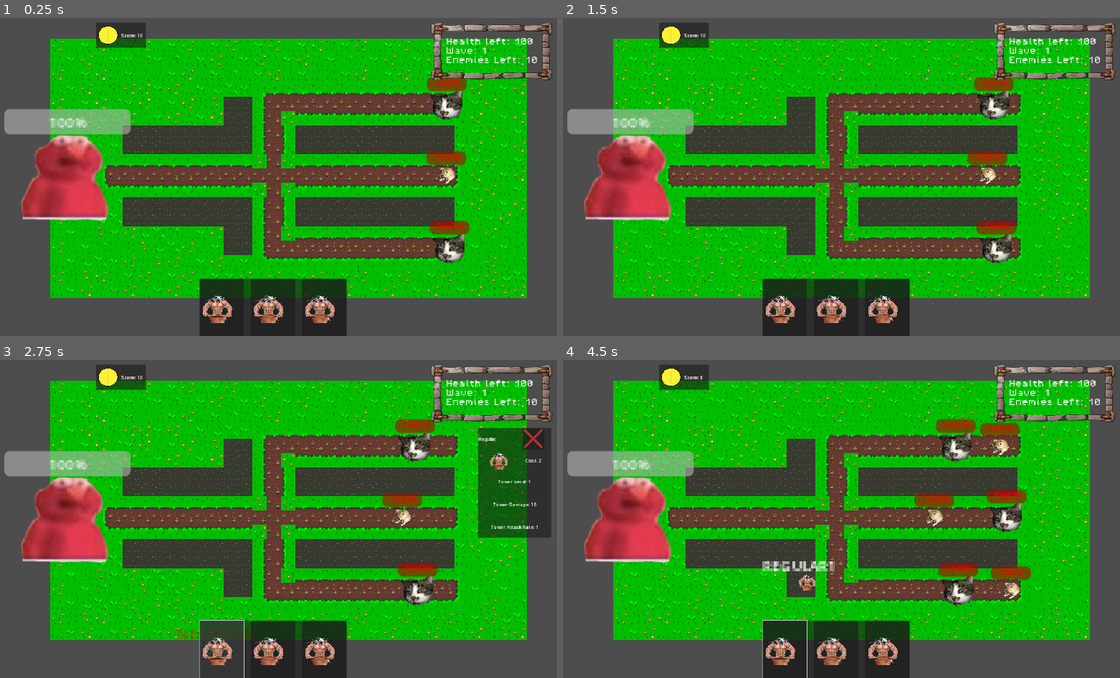
Above: before the commit, frames 1-4 (two rows, left to right).
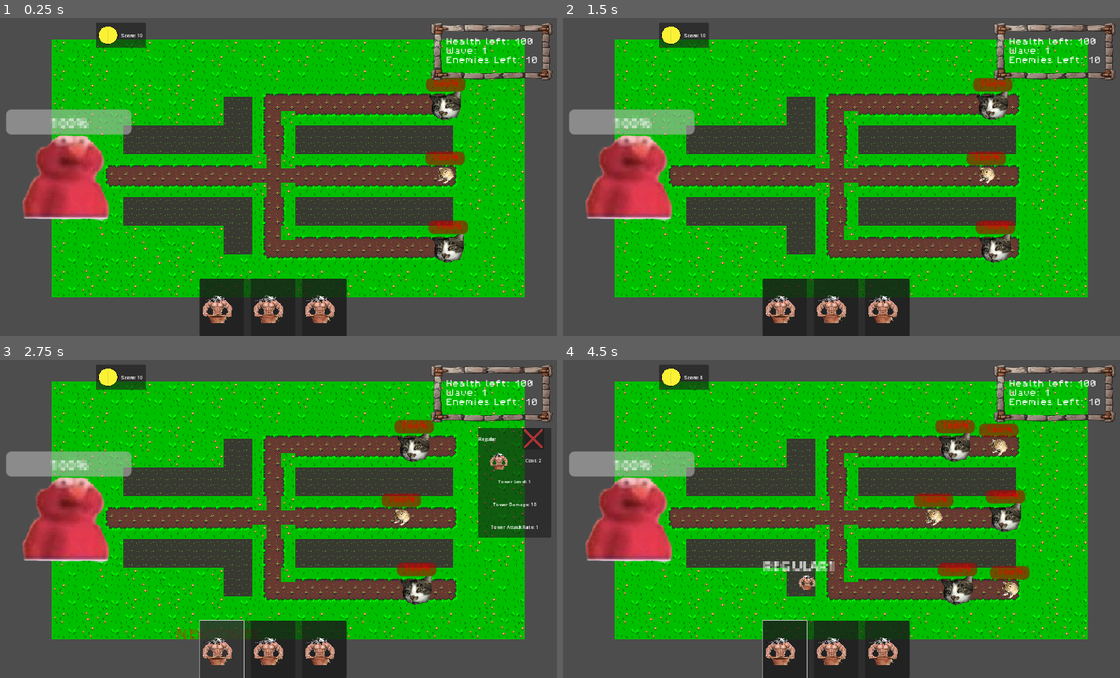
Above: after the commit, the same moments.

Repository: ConstantinBalan/2D_TowerDefense
Game: Godot game, scene res://Scenes/Levels/PlayableLevels/level1.tscn
Two runs of this game, one before a commit and one after it. Both use one fixed random seed, a clock stepped at 60 frames per second and the inputs below. This scene is started directly instead of the project's main scene.
Inputs (mouse positions are in pixels of both pictures, inside the frame that each line leads up to):
- Up to frame 1 (0.25 s): no input
- Up to frame 2 (1.5 s): tap Enter (ui_accept) at 0.5, 0.77 s; move the mouse to (964, 157) at 0.52 s; hold D (MoveRight) 0.53-1.25 s; click (964, 157) at 0.67 s; drag from (718, 189) to (808, 240) at 1.27 s
- Up to frame 3 (2.75 s): click (222, 649) at 2 s
- Up to frame 4 (4.5 s): move the mouse to (891, 445) at 2.77 s; hold D (MoveRight) 2.78-3.5 s; drag from (808, 582) to (663, 468) at 3.52 s; drag from (808, 582) to (629, 519) at 4.27 s

The runs differ from the first frame. In frame 1, 11% of the frame differs, in the area x 0-95%, y 6-89%; in frame 2, 11%; in frame 3, 10%; in frame 4, 11%.

Commit message:
Changed bullet speeds and damage

Diff:
--- a/Scenes/Levels/PlayableLevels/level1.tscn
+++ b/Scenes/Levels/PlayableLevels/level1.tscn
@@ -336,7 +336,7 @@
 
 [node name="Camera2D" type="Camera2D" parent="."]
 position = Vector2(23, -9)
-zoom = Vector2(3.02, 3.02)
+zoom = Vector2(3, 3)
 
 [connection signal="died_to_base" from="HomeBase" to="." method="decrement_enemies_left"]
 [connection signal="enemy_died" from="Paths/TopPath" to="." method="on_enemy_died"]
--- a/Scripts/tower.gd
+++ b/Scripts/tower.gd
@@ -62,14 +62,14 @@
 			damage = 30.0 + (level - 1) * 5.0
 			attack_rate = 0.5 + (level - 1) * 0.05
 		"Machine Gun":
-			damage = 7.0 + (level - 1) * 5.0
-			attack_rate = 0.3 + (level - 1) * 0.05
+			damage = 1.0 + (level - 1) * 5.0
+			attack_rate = 0.1 + (level - 1) * 0.05
 
 func _process(delta):
 	if was_recently_placed and can_click_ui == false:
 		recently_placed()
 	if cur_target and cur_target.is_inside_tree() and can_attack:
-		shoot_bullet(38.0,damage)
+		shoot_bullet(120.0,damage)
 	#if cur_target:
 	#	_on_timer_timeout(cur_target)
 
